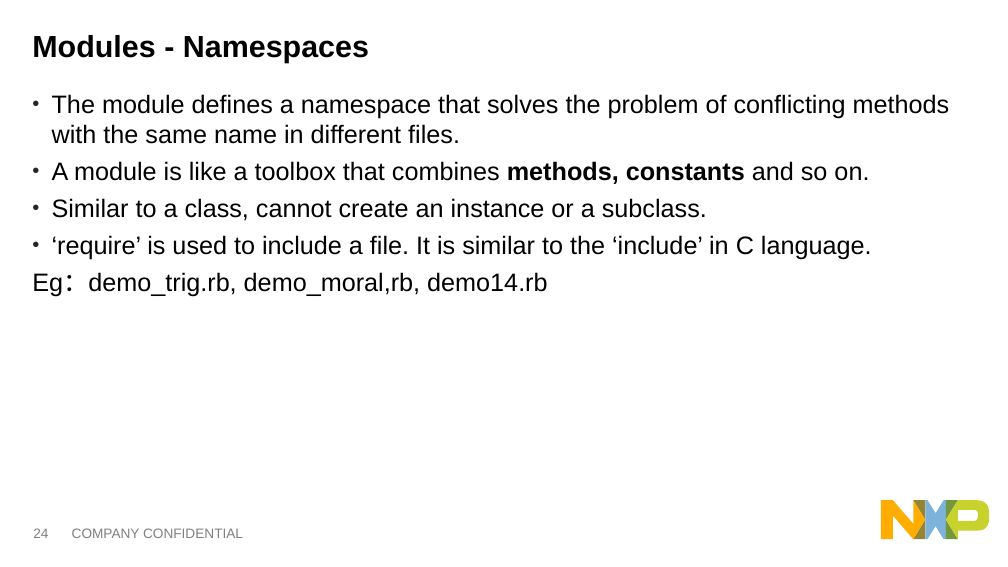
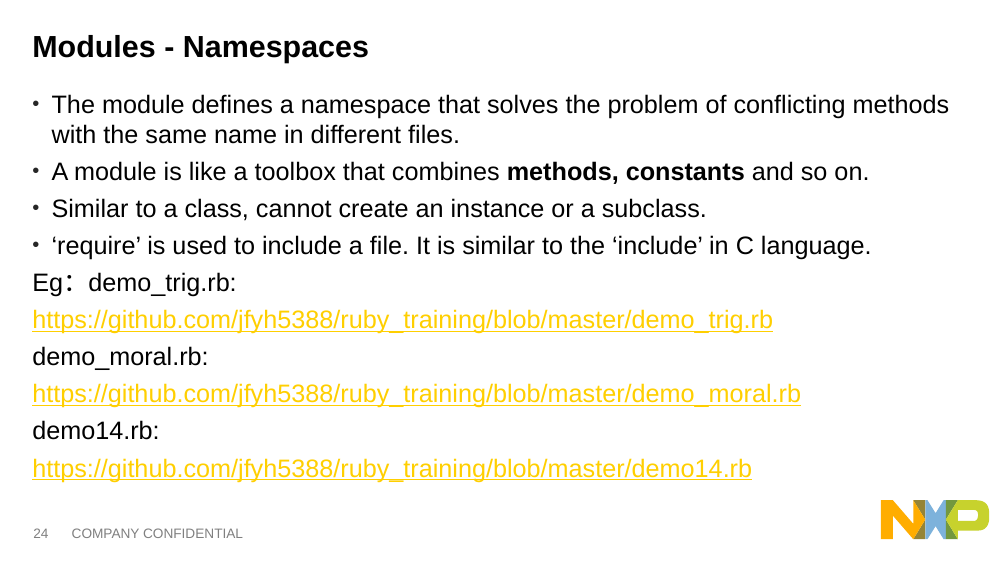
Before and after one commit to jfyh5388/ruby_training, a slide deck: slide 24 of Ruby basic training_eng V1.1.pptx. Drawn at 1008x567 pixels with LibreOffice and Linux fonts; fonts in the diff are those of the drawing. Boxes give left, top, right and bottom in pixels: in the first picture for what was removed or moved away, otherwise in the second. Text is boxed around its words. In the diff, an @@ line names an element or a change of style, - is before the commit and + after.

Commit message:
Update the ppt.

```diff
--- a/Ruby basic training_eng V1.1.pptx
+++ b/Ruby basic training_eng V1.1.pptx
@@ text at bbox=[32, 272, 801, 482]: text changed; text colour #000000 to #FFCF00 @@
-Eg：demo_trig.rb, demo_moral,rb, demo14.rb
+Eg：demo_trig.rb:
+https://github.com/jfyh5388/ruby_training/blob/master/demo_trig.rb
+demo_moral.rb:
+https://github.com/jfyh5388/ruby_training/blob/master/demo_moral.rb
+demo14.rb:
+https://github.com/jfyh5388/ruby_training/blob/master/demo14.rb
```
Also in this commit, not shown: 16 other slides changed.
